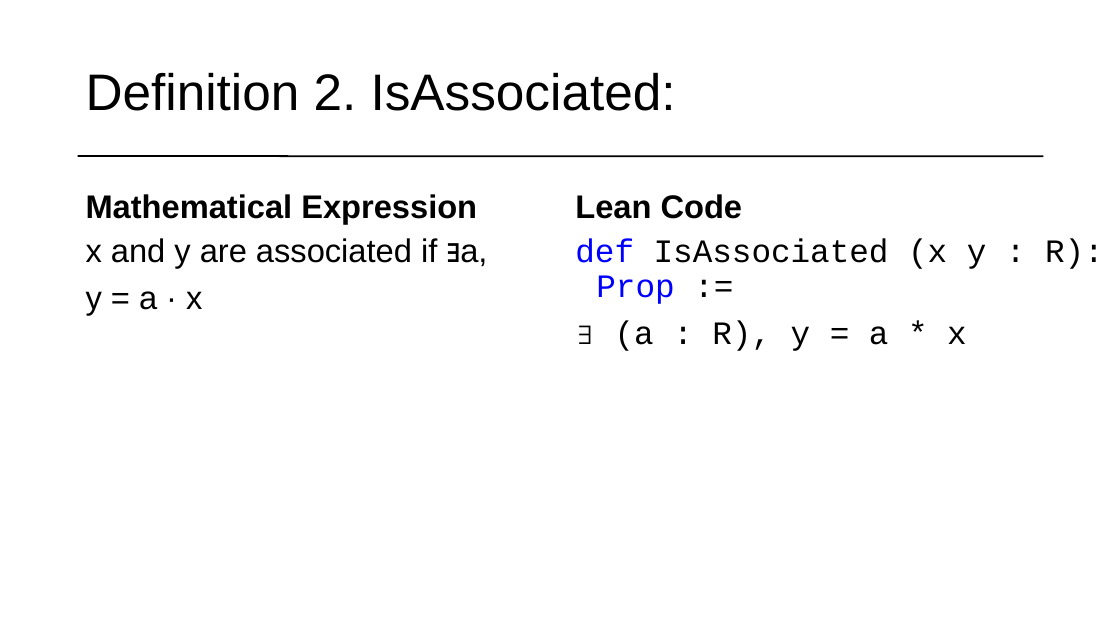
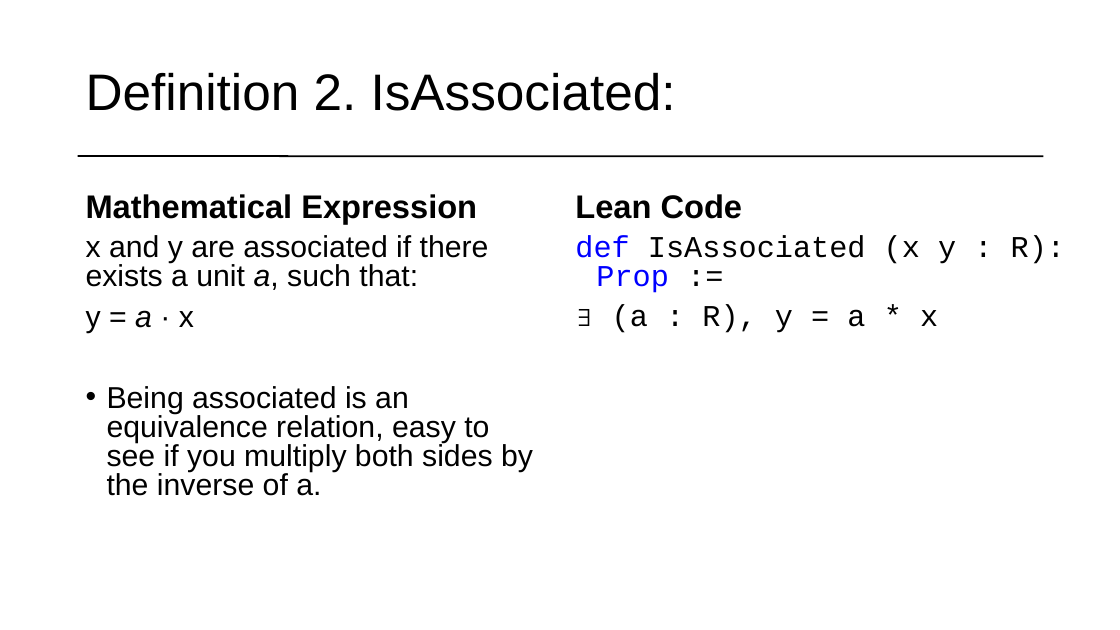
Before and after one commit to matematiflo/CompAssistedMath2024, a slide deck: slide 5 of Lean/Projects/06. Divisibility in rings (Algebra 1)/powerpoint/Lean Präsentation version 08.07.pptx (slide 4 before the commit). Drawn at 1120x630 pixels with LibreOffice and Linux fonts; fonts in the diff are those of the drawing. Boxes give left, top, right and bottom in pixels: in the first picture for what was removed or moved away, otherwise in the second. Text is boxed around its words. In the diff, an @@ line names an element or a change of style, - is before the commit and + after.

Commit message:
Minor clean-ups to presentation, added UFD definition

```diff
--- a/Lean/Projects/06. Divisibility in rings (Algebra 1)/powerpoint/Lean Präsentation version 08.07.pptx
+++ b/Lean/Projects/06. Divisibility in rings (Algebra 1)/powerpoint/Lean Präsentation version 08.07.pptx
@@ text at box(86, 235, 489, 290): text changed; size 28 to 25.9 pt @@
-x and y are associated if ∃a,
+x and y are associated if there exists a unit a, such that:
@@ text "def IsAssociated (x y : ..." at box(575, 235, 1065, 333): size 28 to 25.9 pt; line spacing 0.9 to 0.8 @@
@@ text at box(86, 310, 194, 333): size 28 to 25.9 pt in "y = a · x"; italic on in "a"; line spacing 0.9 to 0.8 @@
@@ text at box(107, 386, 533, 496): paragraph added @@
+• Being associated is an equivalence relation, easy to see if you multiply both sides by the inverse of a.
```
Also in this commit, not shown: 6 other slides changed, 2 slides added.
